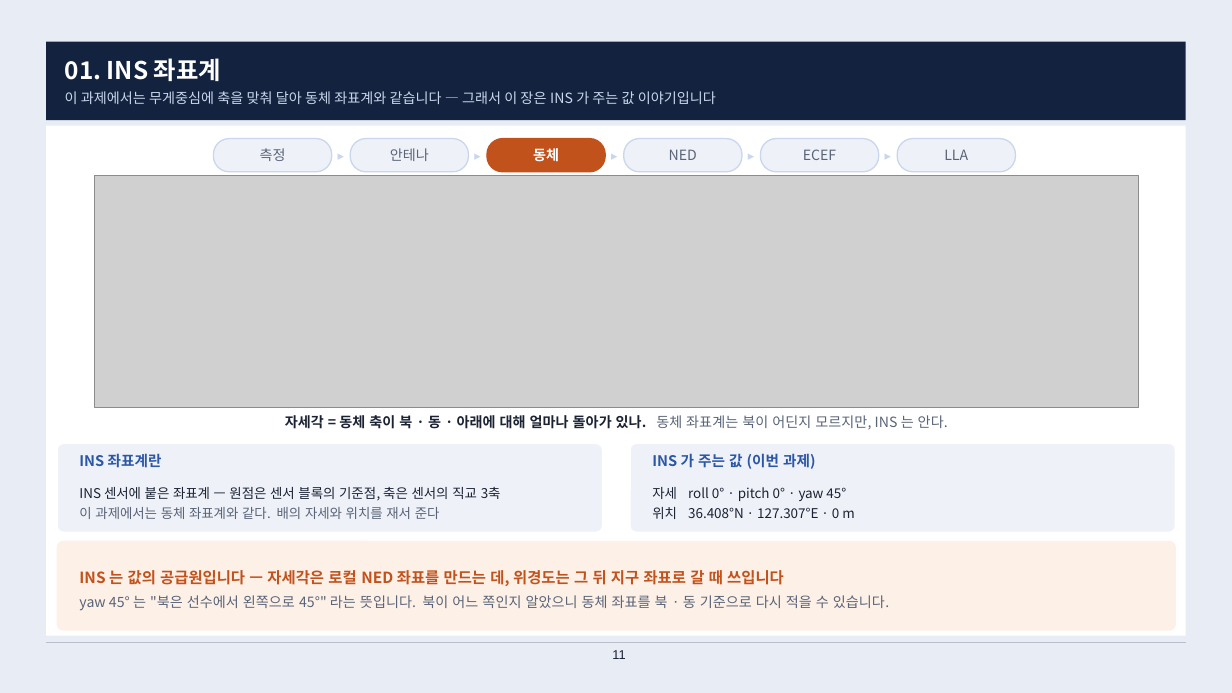
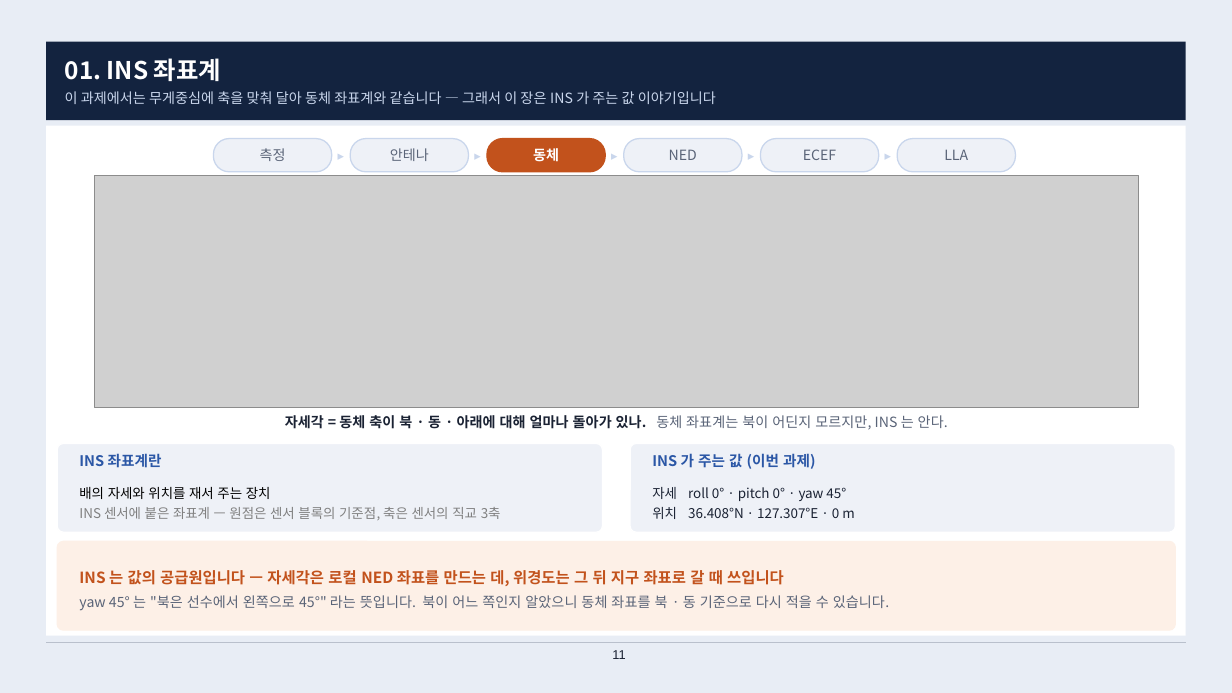
Before and after one commit to harley-hwan/radar-sw-study, a slide deck: slide 11 of Part2_CoordFrames/ref/산출물/Chapter2_coordinate_systems.pptx. Drawn at 1232x693 pixels with LibreOffice and Linux fonts; fonts in the diff are those of the drawing; grey boxes stand for pictures. Boxes give left, top, right and bottom in pixels: in the first picture for what was removed or moved away, otherwise in the second. Text is boxed around its words. In the diff, an @@ line names an element or a change of style, - is before the commit and + after.

```diff
--- a/Part2_CoordFrames/ref/산출물/Chapter2_coordinate_systems.pptx
+++ b/Part2_CoordFrames/ref/산출물/Chapter2_coordinate_systems.pptx
@@ text at [79,487,271,499]: paragraph added @@
+배의 자세와 위치를 재서 주는 장치
@@ text at [79,507,440,519]: paragraph removed @@
-이 과제에서는 동체 좌표계와 같다. 배의 자세와 위치를 재서 준다
@@ text at [79,507,501,520]: text colour #1A2233 to #808080 in "INS 센서에 붙은 좌표계 — 원점은 센서 ..." @@
```
Also in this commit, not shown: 13 other slides changed, 7 slides added, 4 slides removed, 11 other files.
